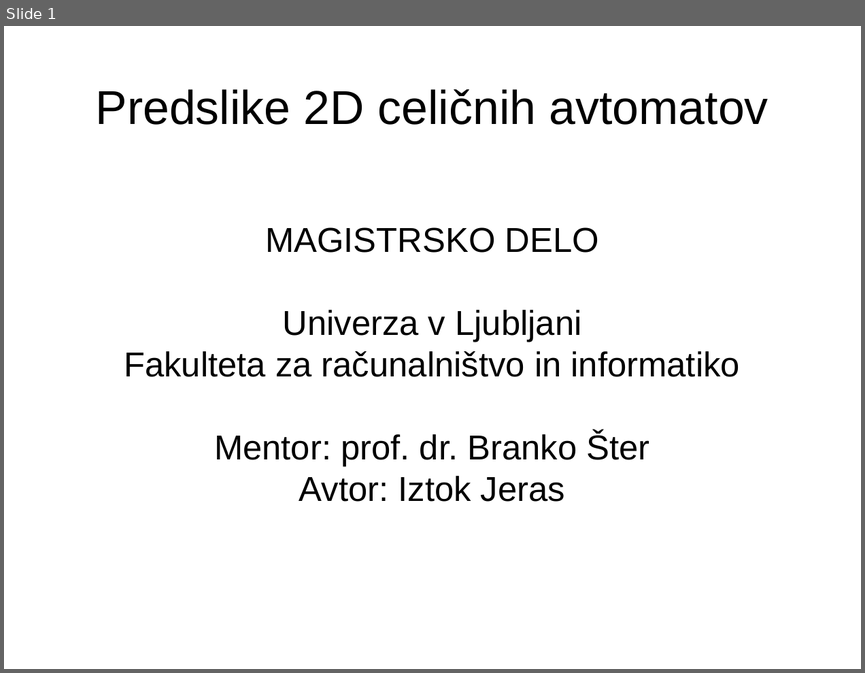
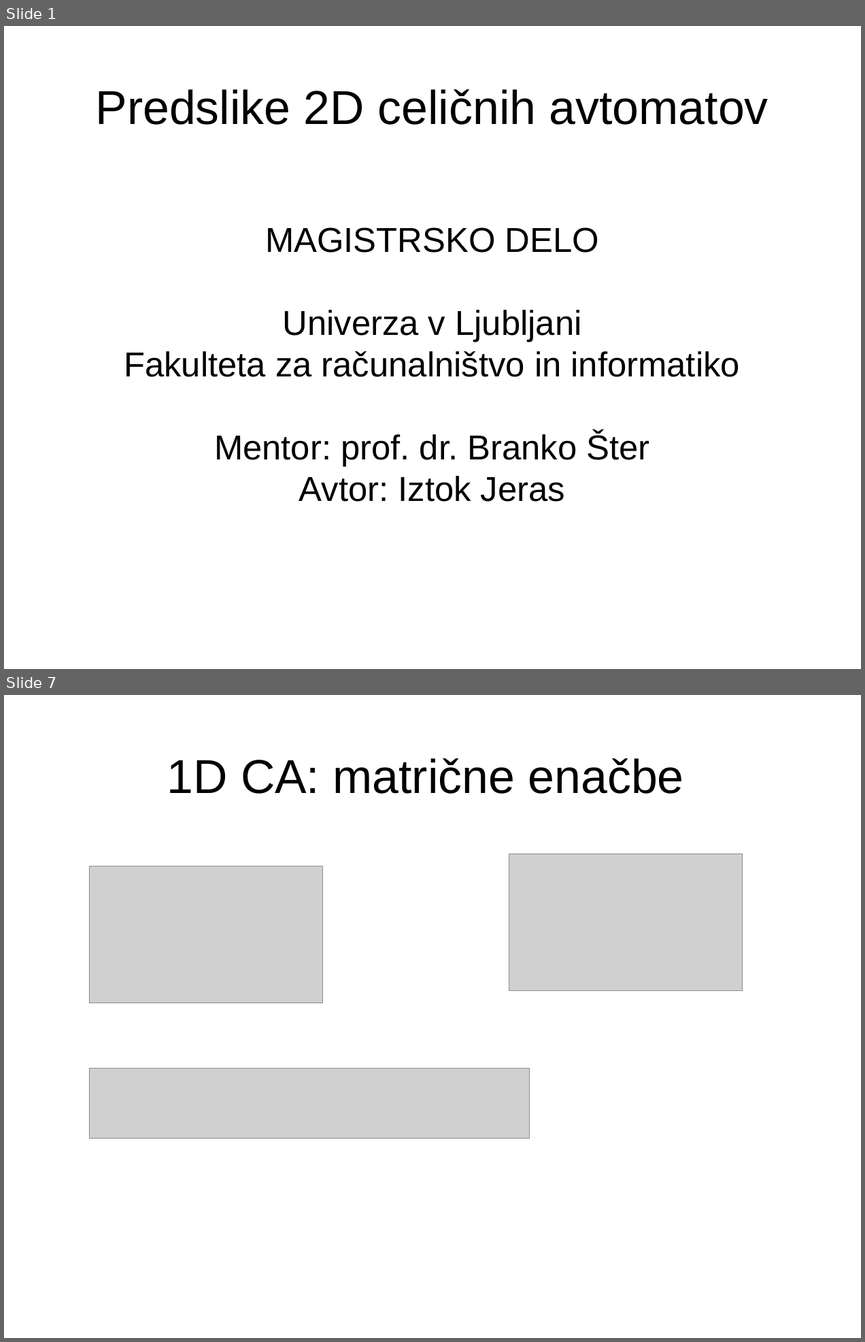
Before and after one commit to jeras/fri-latex-templates, a slide deck: predstavitev/predstavitev.odp. Shown one above the other, each under a label of ours: slide 1 before the commit, slides 1 and 7 after it; the slides between them are not shown. The pictures are 865x673 and 865x1342 pixels, drawn with LibreOffice and Linux fonts; fonts in the diff are those of the drawing; grey boxes stand for pictures. Boxes give left, top, right and bottom in pixels: in the first picture for what was removed or moved away, otherwise in the second. Text is boxed around its words. In the diff, an @@ line names an element or a change of style, - is before the commit and + after.

```diff
--- a/predstavitev/predstavitev.odp
+++ b/predstavitev/predstavitev.odp
@@ slide 7 added at (4,695,861,1338), background #FFFFFF @@
@@ title added at (167,758,684,794), 44 pt, text #000000 @@
+1D CA: matrične enačbe
@@ picture added at (509,853,742,990) @@
@@ picture added at (90,866,323,1003) @@
@@ picture added at (90,1068,530,1138) @@
```
Also in this commit, not shown: 5 other slides added, 1 slide removed, 3 other files.
